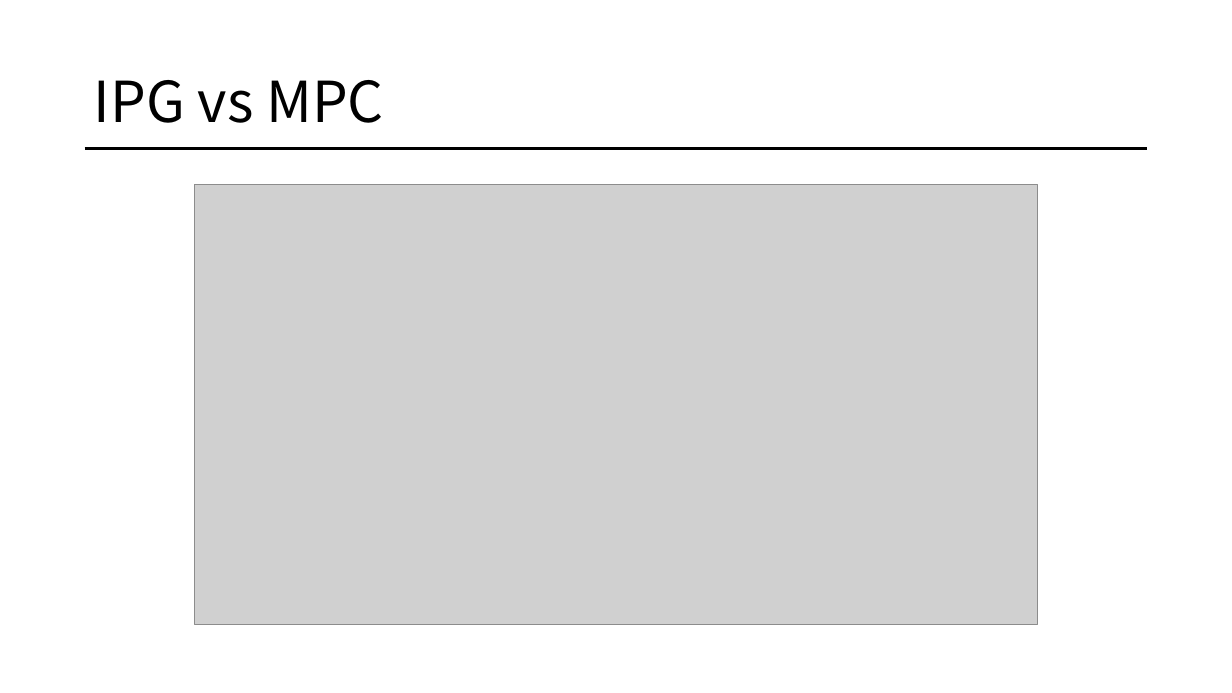
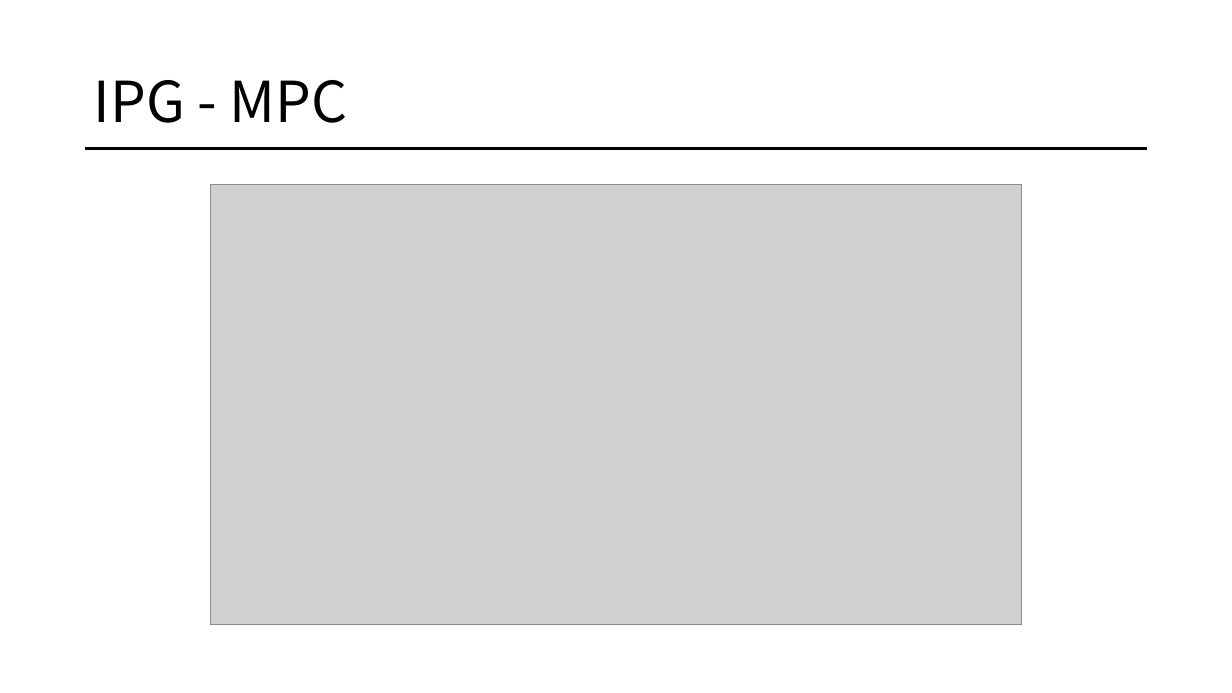
Before and after one commit to HAN2496/CarMakerResults, a slide deck: slide 10 of 1023Report/1023_결과보고.pptx. Drawn at 1232x693 pixels with LibreOffice and Linux fonts; fonts in the diff are those of the drawing; grey boxes stand for pictures. Boxes give left, top, right and bottom in pixels: in the first picture for what was removed or moved away, otherwise in the second. Text is boxed around its words. In the diff, an @@ line names an element or a change of style, - is before the commit and + after.

```diff
--- a/1023Report/1023_결과보고.pptx
+++ b/1023Report/1023_결과보고.pptx
@@ title at [94,80,348,123]: text changed @@
-IPG vs MPC
+IPG - MPC
@@ picture: place and size @@
-picture at [194,185,1038,625]
+picture at [210,185,1022,625]
```
Also in this commit, not shown: 1 other slide changed.
